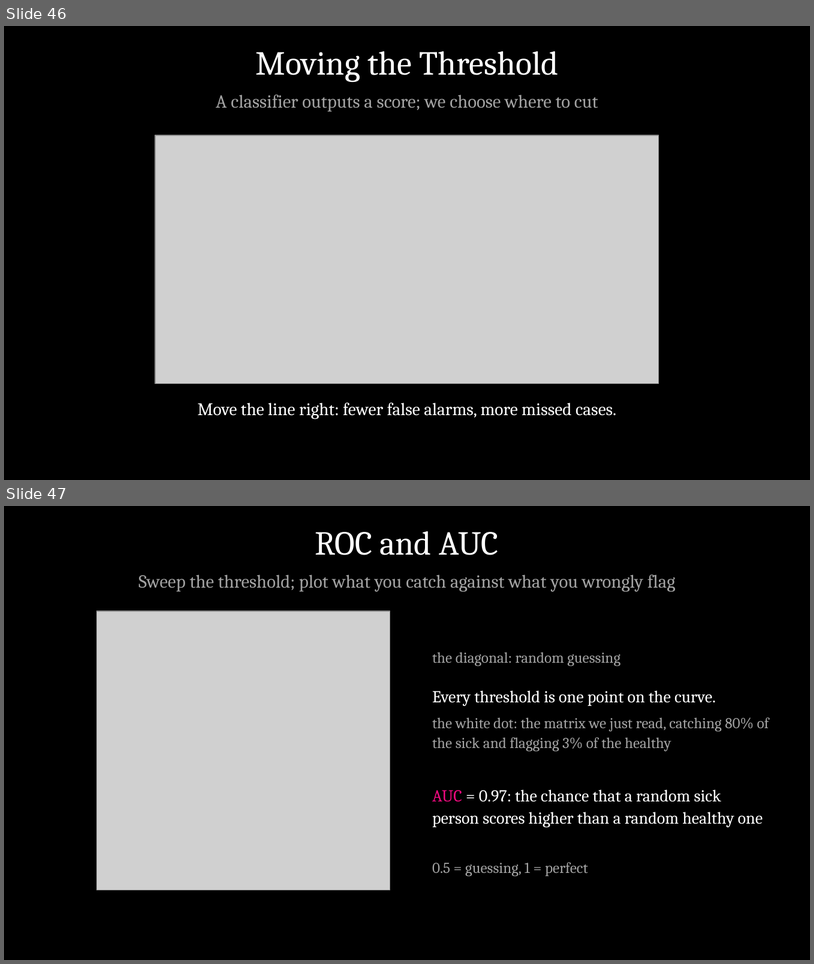
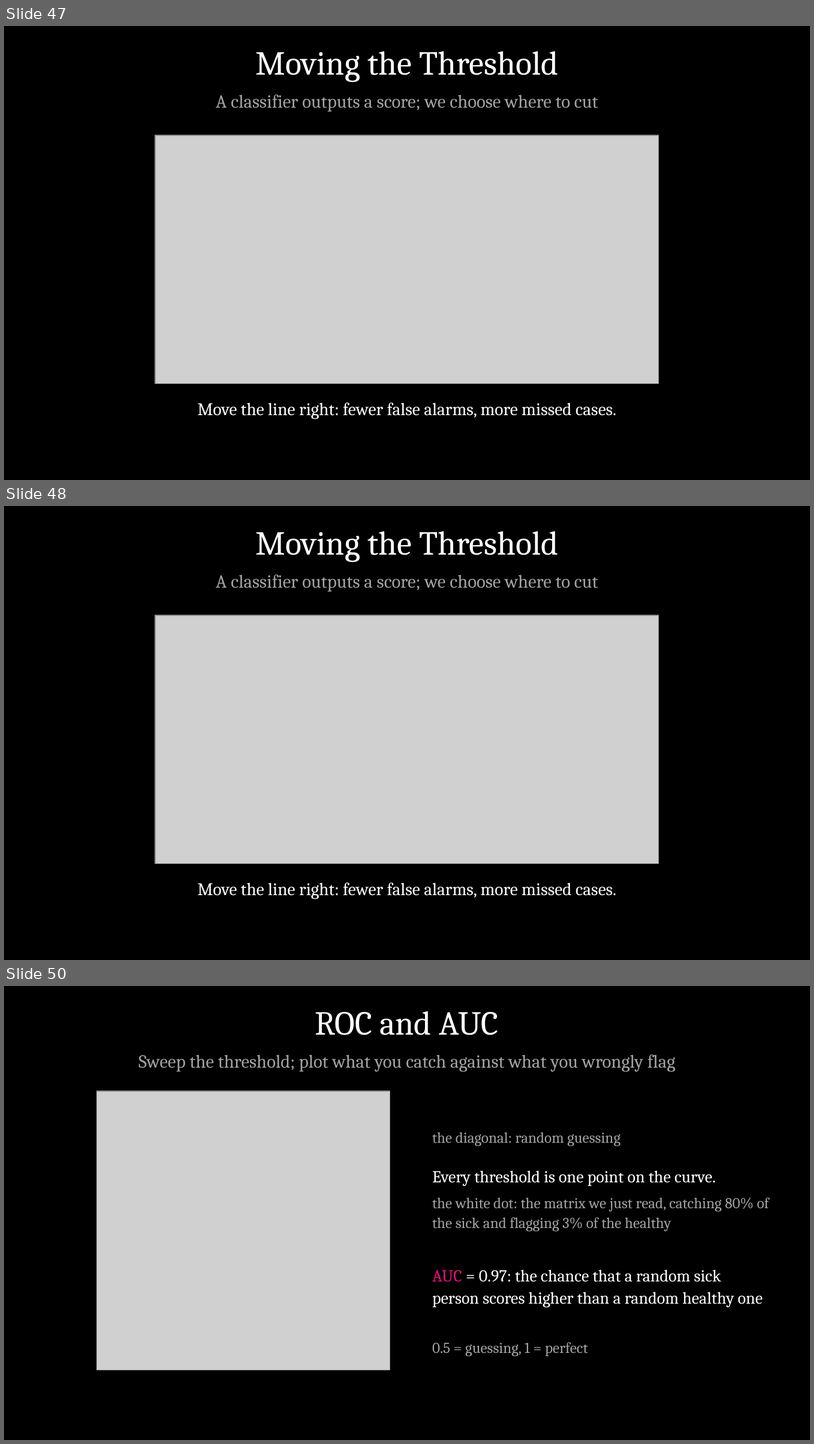
Before and after one commit to myscience/intro-ml-mdmc-2026, a slide deck: slides/Day2_Not_Fooling_Yourself.pptx. Shown one above the other, each under a label of ours: slides 46 and 47 before the commit, slides 47, 48 and 50 after it; the slides between them are not shown. The pictures are 814x964 and 814x1444 pixels, drawn with LibreOffice and Linux fonts; fonts in the diff are those of the drawing; grey boxes stand for pictures. Boxes give left, top, right and bottom in pixels: in the first picture for what was removed or moved away, otherwise in the second. Text is boxed around its words. In the diff, an @@ line names an element or a change of style, - is before the commit and + after.

```diff
--- a/slides/Day2_Not_Fooling_Yourself.pptx
+++ b/slides/Day2_Not_Fooling_Yourself.pptx
@@ slide 48 added at [4,506,810,960], background #000000 @@
@@ title added at [255,531,558,562], 40 pt, text #FFFFFF @@
+Moving the Threshold
@@ text added at [216,574,599,592], 22 pt, text #A3A3A3 @@
+A classifier outputs a score; we choose where to cut
@@ picture added at [155,615,659,864] @@
@@ text added at [198,882,617,898], 21 pt, text #FFFFFF @@
+Move the line right: fewer false alarms, more missed cases.
@@ what was slide 46 is now slide 47 @@
@@ what was slide 47 is now slide 50 @@
```
Also in this commit, not shown: 6 slides changed, 3 other slides added, 1 other file.
